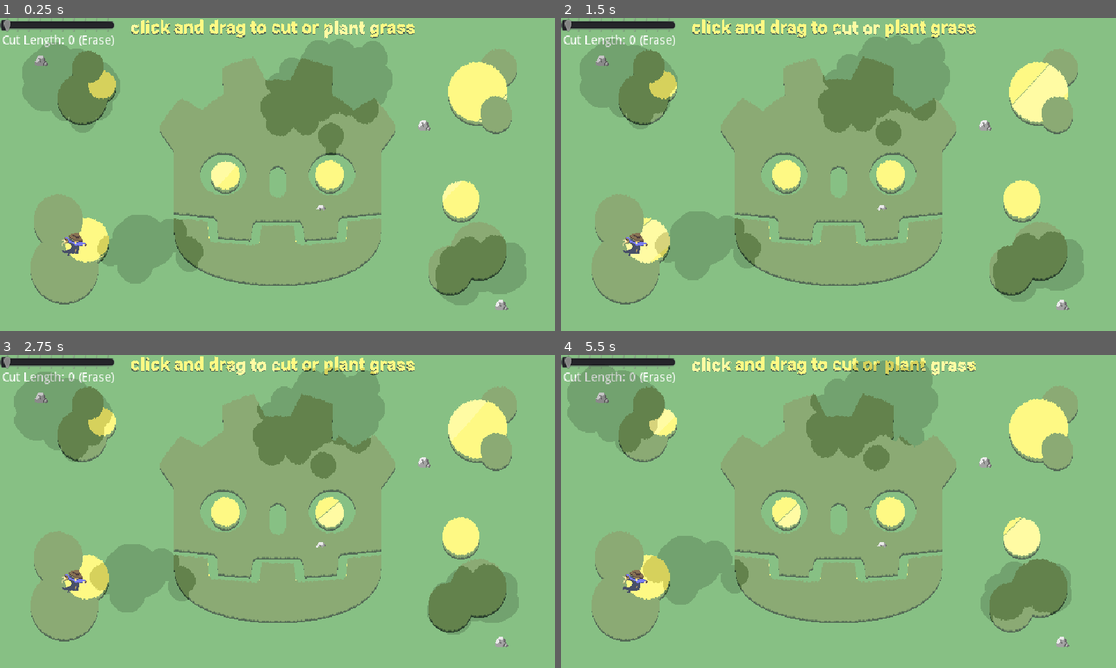
Above: before the commit, frames 1-4 (two rows, left to right).
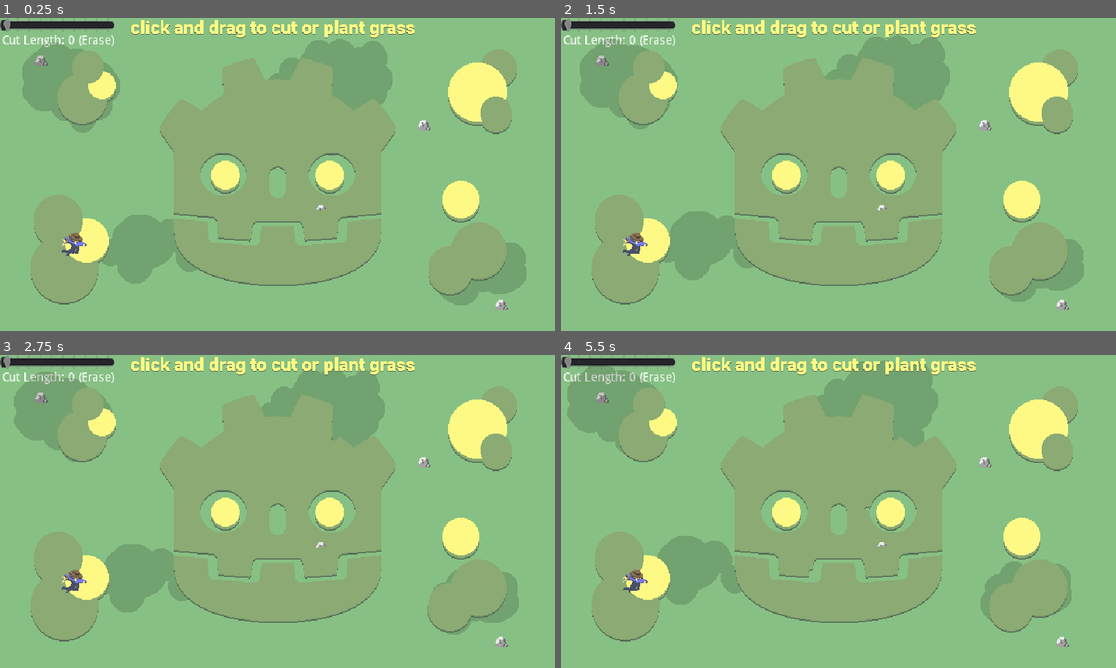
Above: after the commit, the same moments.

Repository: CaptainProton42/2DGrassShaderDemo
Game: Godot game, scene res://scene/Main.tscn
The game is run twice, just before and just after one commit, with the same random seed, the same clock (stepped at 60 frames per second) and the same inputs.
Inputs (mouse positions are in pixels of both pictures, inside the frame that each line leads up to):
- Up to frame 1 (0.25 s): no input
- Up to frame 2 (1.5 s): move the mouse to (960, 158) at 0.52 s; click (960, 158) at 0.67 s; move the mouse to (727, 190) at 1.27 s; click (727, 190) at 1.42 s
- Up to frame 3 (2.75 s): move the mouse to (333, 442) at 2.02 s; click (333, 442) at 2.17 s
- Up to frame 4 (5.5 s): move the mouse to (810, 574) at 2.77 s; click (810, 574) at 2.92 s; move the mouse to (1005, 558) at 3.52 s; click (1005, 558) at 3.67 s; move the mouse to (672, 464) at 4.27 s; click (672, 464) at 4.42 s; move the mouse to (866, 511) at 5.02 s; click (866, 511) at 5.17 s

The runs differ from the first frame. In frame 1, 8.2% of the frame differs, in the area x 5-94%, y 0-92%; in frame 2, 9.2%; in frame 3, 8.4%; in frame 4, 8.0%.

Commit message:
started tutorial

Diff:
--- a/assets/shaders/grass.shader
+++ b/assets/shaders/grass.shader
@@ -38,12 +38,29 @@
 }
 
 void fragment() {
+	COLOR = vec4(0.0f);
+    vec2 uv = SCREEN_UV;
+	for (float dist = 0.0f; dist < MAX_BLADE_LENGTH; ++dist) {
+		float blade_length = texture(tex, uv).r * 255.0f;
+
+		if (blade_length > 0.0f) {
+			if (dist == blade_length) {
+				COLOR = tip_color;
+			} else if (dist < blade_length) {
+				COLOR = sampleColor(dist);
+			}
+		}
+
+		uv -= vec2(0.0f, SCREEN_PIXEL_SIZE.y);
+	}
+}
+/*
+
+void fragment() {
 	// First, sample some 1D noise
 	float noise = sampleNoise(UV, SCREEN_PIXEL_SIZE, 0.1f * wind_speed * TIME);
 	// Add the nose to the uv for frayed grass
 	vec2 uv = SCREEN_UV - vec2(0.0f, SCREEN_PIXEL_SIZE.y * noise);
-	// We also need the screen uv later since clouds are sampled from it
-	vec2 screen_uv = SCREEN_UV - vec2(0.0f, SCREEN_PIXEL_SIZE.y * noise);
 
 	// Color the base of the grass with the first gradient color
 	if (texture(tex, SCREEN_UV).r > 0.0f) {
@@ -77,18 +94,17 @@
 				}
 
 				// Add the cloud shadow
-				COLOR -= vec4(vec3(texture(cloud_tex, screen_uv).r), 0.0f);
+				COLOR -= vec4(vec3(texture(cloud_tex, uv).r), 0.0f);
 			} else if (dist < blade_length) {
 				// Color grass stems
 				COLOR = sampleColor(dist);
 
 				// Add the cloud shadow
-				COLOR -= vec4(vec3(texture(cloud_tex, screen_uv).r), 0.0f);
+				COLOR -= vec4(vec3(texture(cloud_tex, uv).r), 0.0f);
 			}
 		}
 
 		// Move on to the next pixel, down the blades
 		uv -= vec2(0.0f, SCREEN_PIXEL_SIZE.y);
-		screen_uv -= vec2(0.0f, SCREEN_PIXEL_SIZE.y);
 	}
-}
+}*/
--- a/scene/Main.tscn
+++ b/scene/Main.tscn
@@ -1,6 +1,6 @@
 [gd_scene load_steps=23 format=2]
 
-[ext_resource path="res://assets/textures/texture.png" type="Texture" id=1]
+[ext_resource path="res://assets/textures/base_texture.png" type="Texture" id=1]
 [ext_resource path="res://assets/textures/gradient.png" type="Texture" id=2]
 [ext_resource path="res://assets/textures/worley_noise.png" type="Texture" id=3]
 [ext_resource path="res://assets/textures/clouds.png" type="Texture" id=4]
@@ -159,7 +159,6 @@
 material = SubResource( 12 )
 position = Vector2( 85.9019, 260.317 )
 frames = SubResource( 7 )
-frame = 1
 playing = true
 
 [node name="Stone" type="Sprite" parent="."]
--- a/scripts/GrassPatch.gd
+++ b/scripts/GrassPatch.gd
@@ -34,7 +34,7 @@
 					var p = pos + Vector2(i, j)
 					if (p.x > img.get_size().x || p.y > img.get_size().y || p.x < 0 || p.y < 0):
 						continue
-					img.set_pixelv(pos + Vector2(i, j), Color8(cut_length, cut_length, cut_length, 255))
+					img.set_pixelv(pos + Vector2(i, j), Color8(cut_length, 0, 0, 255))
 
 		texture.set_data(img)
 
Binary file added: assets/textures/base_texture.png
Not shown, added: assets/textures/base_texture.png.import
Binary file removed: assets/textures/texture.png
Binary file added: docs/assets/enhanced_base_texture.png
Not shown, added: docs/assets/enhanced_base_texture.png.import
Binary file added: docs/assets/shader_first_stage.png
Not shown, added: docs/assets/shader_first_stage.png.import
Not shown, changed: docs/README.md
